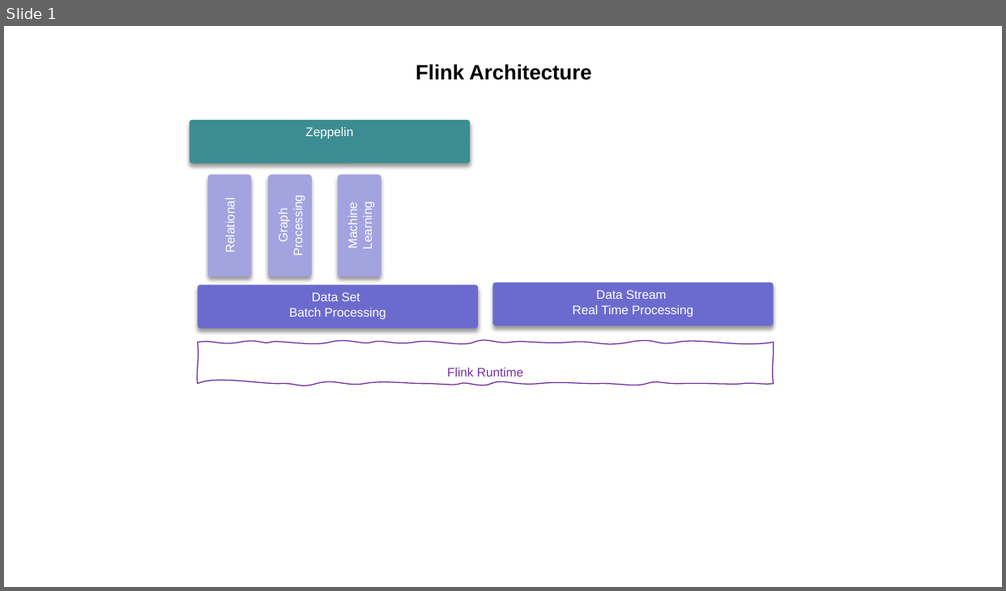
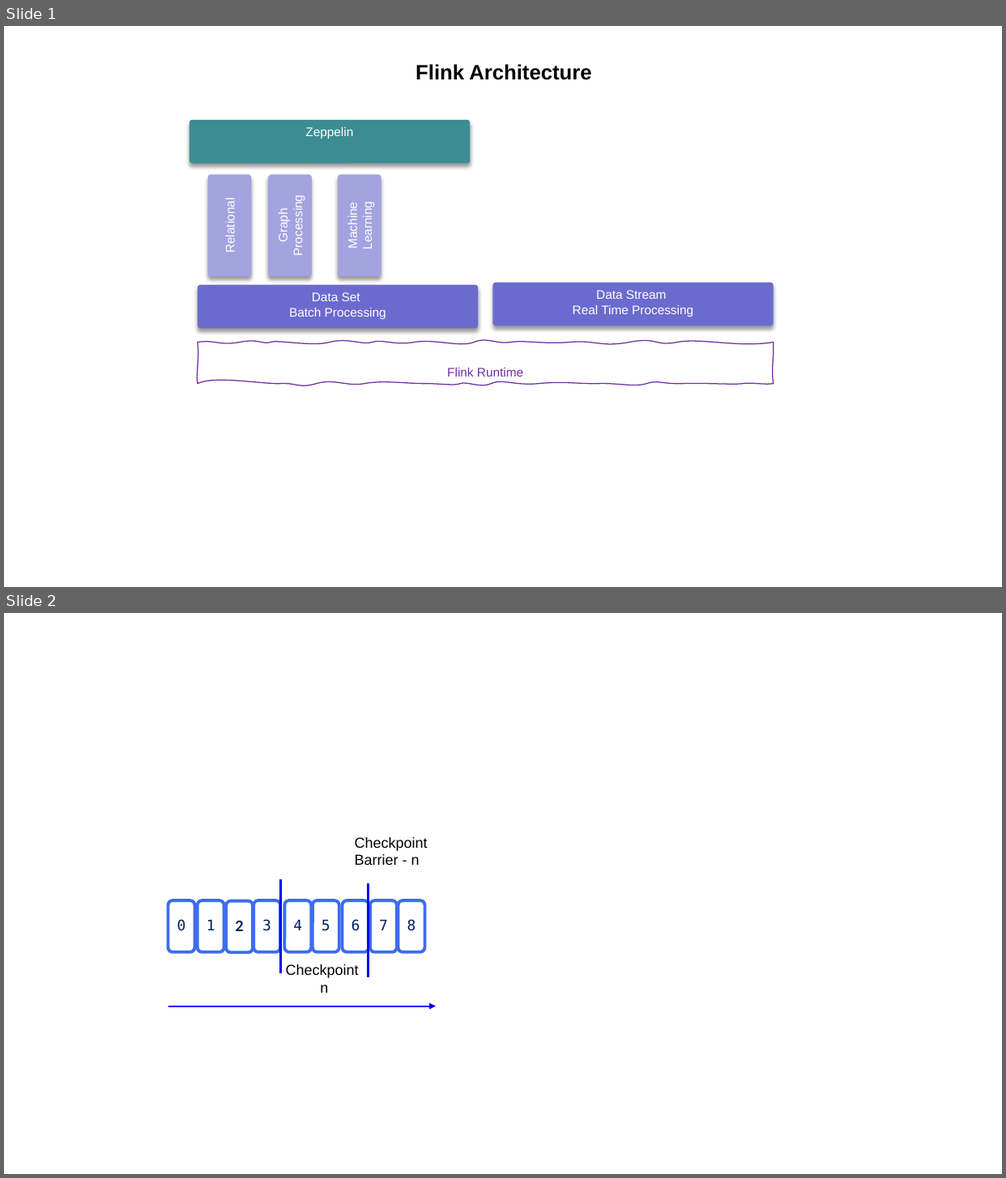
Before and after one commit to jbcodeforce/flink-studies, a slide deck: docs/Diagrams.pptx. Shown one above the other, each under a label of ours: slide 1 before the commit, slides 1 and 2 after it. The pictures are 1006x591 and 1006x1178 pixels, drawn with LibreOffice and Linux fonts; fonts in the diff are those of the drawing. Boxes give left, top, right and bottom in pixels: in the first picture for what was removed or moved away, otherwise in the second. Text is boxed around its words. In the diff, an @@ line names an element or a change of style, - is before the commit and + after.

```diff
--- a/docs/Diagrams.pptx
+++ b/docs/Diagrams.pptx
@@ slide 2 added at bbox=[4, 613, 1002, 1174], background #FFFFFF; not listed: 1 template element that a slide beside it also shows @@
@@ text added at bbox=[355, 837, 428, 865], 14 pt, text #000000 @@
+Checkpoint
+Barrier - n
@@ line added from (281, 879) to (281, 973), #0000FF 2.25 pt @@
@@ rounded rectangle added at bbox=[168, 901, 195, 952], fill #FEFFFE, outline #3C6DF0 3 pt @@
@@ rounded rectangle added at bbox=[197, 901, 224, 952], fill #FEFFFE, outline #3C6DF0 3 pt @@
@@ rounded rectangle added at bbox=[226, 901, 253, 953], fill #FEFFFE, outline #3C6DF0 3 pt, 14 pt, text #002060, bold @@
+2
@@ rounded rectangle added at bbox=[254, 901, 281, 952], fill #FEFFFE, outline #3C6DF0 3 pt @@
@@ rounded rectangle added at bbox=[285, 901, 312, 952], fill #FEFFFE, outline #3C6DF0 3 pt @@
@@ rounded rectangle added at bbox=[313, 901, 339, 952], fill #FEFFFE, outline #3C6DF0 3 pt @@
@@ rounded rectangle added at bbox=[343, 901, 369, 952], fill #FEFFFE, outline #3C6DF0 3 pt @@
@@ line added from (368, 884) to (368, 977), #0000FF 2.25 pt @@
@@ rounded rectangle added at bbox=[370, 901, 397, 952], fill #FEFFFE, outline #3C6DF0 3 pt @@
@@ rounded rectangle added at bbox=[398, 901, 425, 952], fill #FEFFFE, outline #3C6DF0 3 pt @@
@@ text added at bbox=[177, 919, 186, 931], 14 pt, text #002060 @@
+0
@@ text added at bbox=[206, 920, 215, 931], 14 pt, text #002060 @@
+1
@@ text added at bbox=[262, 919, 271, 931], 14 pt, text #002060 @@
+3
@@ text added at bbox=[293, 920, 302, 931], 14 pt, text #002060 @@
+4
@@ text added at bbox=[322, 920, 330, 931], 14 pt, text #002060 @@
+5
@@ text added at bbox=[351, 919, 360, 931], 14 pt, text #002060 @@
+6
@@ text added at bbox=[379, 920, 388, 931], 14 pt, text #002060 @@
+7
@@ text added at bbox=[407, 919, 416, 931], 14 pt, text #002060 @@
+8
@@ text added at bbox=[286, 965, 359, 993], 14 pt, text #000000 @@
+Checkpoint
+n
@@ arrow added from (168, 1007) to (436, 1007), #0000FF 1.5 pt @@
```
Also in this commit, not shown: 22 other files.
